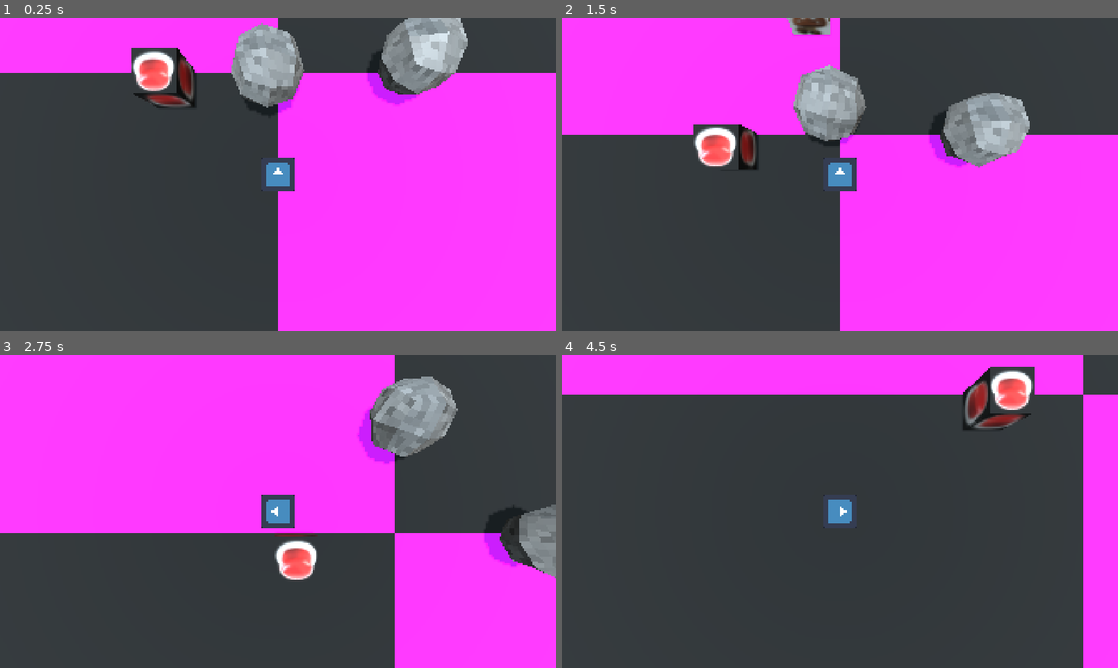
Above: before the commit, frames 1-4 (two rows, left to right).
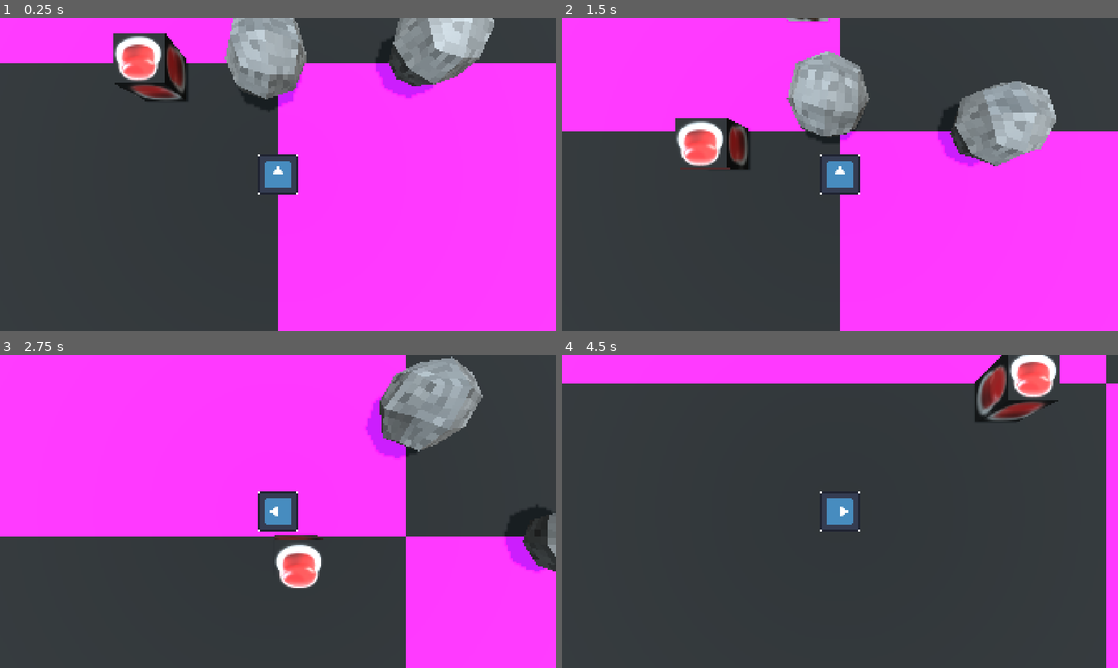
Above: after the commit, the same moments.

Repository: GammaRayTea/project-3-primordial-mass
Game: Godot game, scene res://main.tscn
Two runs of this game, one before a commit and one after it. Both use one fixed random seed, a clock stepped at 60 frames per second and the inputs below. The engine's default icon, where the game draws it, is replaced by a stand-in: a white triangle on a blue panel in a dark square.
Inputs:
- Up to frame 1 (0.25 s): no input
- Up to frame 2 (1.5 s): tap Enter at 0.5 s; hold W (move_up) from 0.53 s (still down); tap E (interact) at 0.6, 1.35 s
- Up to frame 3 (2.75 s): release W (move_up) at 2.03 s; hold A (move_left) from 2.03 s (still down); tap E (interact) at 2.1 s
- Up to frame 4 (4.5 s): tap E (interact) at 2.85, 3.6, 4.35 s; release A (move_left) at 3.53 s; hold S (move_down) 3.53-4.28 s; hold D (move_right) from 4.28 s (still down)

The runs differ from the first frame. In frame 1, 9.9% of the frame differs, in the area x 0-100%, y 0-57%; in frame 2, 8.4%; in frame 3, 9.0%; in frame 4, 9.8%.

Commit message:
Merge branch 'dev-ray' of https://github.com/GammaRayTea/project-3-primordial-mass into dev-ray

Diff:
--- a/game/state_machine/state_machine.gd
+++ b/game/behaviours/state_machine/state_machine.gd
@@ -47,5 +47,4 @@
 	current_state._start()
 
 func _on_state_finished()->void:
-	current_state._exit()
 	switch_to_state(current_state.next_state)
--- a/game/state_machine/states/base_state.gd
+++ b/game/behaviours/state_machine/states/base_state.gd
@@ -11,13 +11,8 @@
 signal finished
 
 ##Called once when the state is first loaded.
-@abstract func _setup()->void;
-
+@abstract func _setup()->void
 ##Called when the state starts execution.
-@abstract func _start()-> void;
-
+@abstract func _start()-> void
 ##Called every frame by the state machine when this state is active. [code]_delta[/code] is delta physics frame time.
-@abstract func _execute(_delta:float) -> void;
-
-##Called when a state is exited.
-@abstract func _exit() -> void;
+@abstract func _execute(_delta:float) -> void
--- a/game/state_machine/states/timed_state.gd
+++ b/game/behaviours/state_machine/states/timed_state.gd
@@ -12,6 +12,9 @@
 		else:
 			time = value
 
-
+func _setup()->void:
+	pass
 func _start()-> void:
 	get_tree().create_timer(time).timeout.connect(finished.emit)
+func _execute(_delta:float) -> void:
+	pass
--- a/game/state_machine/states/wait.gd
+++ b/game/behaviours/state_machine/states/wait.gd
@@ -1,12 +1,3 @@
 @tool
 class_name WaitState extends TimedState
 ##Literally the same as TimedState, use this for clearer naming.
-
-func _setup()->void:
-	pass
-
-func _execute(_delta:float) -> void:
-	pass
-
-func _exit() -> void:
-	pass
--- a/game/state_machine/states/walk_forward.gd
+++ b/game/behaviours/state_machine/states/walk_forward.gd
@@ -3,16 +3,11 @@
 ##Moves [param target] in direction [code]Vector3.FORWARD = Vector3(0,0,1)[/code] by [param speed] every frame.
 
 ##Target to move.
-@export var target:CharacterBody3D
+@export var target:Node3D
 ##Speed of movement.
 @export var speed:float = 1.0
 
 
-func _setup()->void:
-	pass
+
 func _execute(_delta:float) -> void:
 	target.position += Vector3.FORWARD * speed*_delta
-
-
-func _exit() -> void:
-	pass
--- a/game/enemies/enemy_base/base_enemy.tscn
+++ b/game/enemies/enemy_base/base_enemy.tscn
@@ -1,7 +1,7 @@
 [gd_scene format=3 uid="uid://bnqdgg1ropvye"]
 
 [ext_resource type="Script" uid="uid://dbjo18fpf8hus" path="res://game/enemies/enemy_base/base_enemy.gd" id="1_p4vjo"]
-[ext_resource type="Script" uid="uid://d10lffcbhtmrp" path="res://game/state_machine/state_machine.gd" id="2_uxsc4"]
+[ext_resource type="Script" uid="uid://d10lffcbhtmrp" path="res://game/behaviours/state_machine/state_machine.gd" id="2_uxsc4"]
 [ext_resource type="Script" uid="uid://b3nhgfvthi5qc" path="res://game/interaction_boxes/hit_box.gd" id="3_ypcvc"]
 [ext_resource type="Script" uid="uid://daou788t0evlx" path="res://game/interaction_boxes/hurt_box.gd" id="4_yixaj"]
 
--- a/game/enemies/test_enemy/test_enemy.tscn
+++ b/game/enemies/test_enemy/test_enemy.tscn
@@ -1,8 +1,8 @@
 [gd_scene format=3 uid="uid://c0i63nfvpi543"]
 
 [ext_resource type="PackedScene" uid="uid://bnqdgg1ropvye" path="res://game/enemies/enemy_base/base_enemy.tscn" id="1_d0a55"]
-[ext_resource type="Script" uid="uid://bi8u06c53mn68" path="res://game/state_machine/states/walk_forward.gd" id="2_sn51l"]
-[ext_resource type="Script" uid="uid://cv8ndqtg5slh6" path="res://game/state_machine/states/wait.gd" id="3_7ldnf"]
+[ext_resource type="Script" uid="uid://bi8u06c53mn68" path="res://game/behaviours/state_machine/states/walk_forward.gd" id="2_sn51l"]
+[ext_resource type="Script" uid="uid://cv8ndqtg5slh6" path="res://game/behaviours/state_machine/states/wait.gd" id="3_7ldnf"]
 [ext_resource type="Texture2D" uid="uid://cocr5d27l2mx3" path="res://assets/enemies/test_enemy/657-6574748_mario-goomba-clipart-mario-bros-2372846964.jpg" id="3_oqc07"]
 [ext_resource type="Script" uid="uid://cxmt2fl7nvfju" path="res://game/behaviours/events/free.gd" id="4_v0kwb"]
 
--- a/game/interactables/control_elements/control_element.gd
+++ b/game/interactables/control_elements/control_element.gd
@@ -1,4 +1,4 @@
-@abstract class_name ControlInteractable extends Interactable
+@abstract class_name ControlInteractable extends Node3D
 ##Extend this to make a control interactable like a switch or button
 @export var indicator:Node3D
 
@@ -23,10 +23,7 @@
 func _init() -> void:
 	update_configuration_warnings()
 
-func hover_start()-> void:
-	indicator.show()
 
-func hover_end()-> void:
-	indicator.hide()
+
 @abstract func activate() -> void
 @abstract func deactivate() -> void
--- a/game/interactables/interactable.gd
+++ /dev/null
@@ -1,5 +0,0 @@
-@abstract class_name Interactable extends Node3D
-
-
-@abstract func hover_start()-> void
-@abstract func hover_end()-> void
--- a/game/items/base_item.gd
+++ /dev/null
@@ -1,10 +0,0 @@
-@tool
-class_name Item extends Resource
-
-@export var icon:ImageTexture
-@export var scene_path:String
-func _setup() -> void:
-	var scene = load(scene_path)
-
-func _init() -> void:
-	resource_path
--- a/game/items/item_pickup.gd
+++ /dev/null
@@ -1,13 +0,0 @@
-class_name ItemPickup extends Interactable
-
-@export var item:Item
-
-func _init(_item:Item) -> void:
-	if !item:
-		item = _item
-
-func hover_start()-> void:
-	pass
-
-func hover_end()-> void:
-	pass
--- a/game/items/item_pickup.tscn
+++ /dev/null
@@ -1,19 +0,0 @@
-[gd_scene format=3 uid="uid://d1eat01tfti8m"]
-
-[ext_resource type="Script" uid="uid://dfrm5n82bb18g" path="res://game/items/item_pickup.gd" id="1_7oju0"]
-[ext_resource type="Script" uid="uid://cuon1d6qjf5qt" path="res://game/interaction_boxes/interaction_box.gd" id="2_kgkq4"]
-
-[sub_resource type="BoxShape3D" id="BoxShape3D_kpvxy"]
-
-[node name="Pickup" type="Node3D" unique_id=1440371517]
-script = ExtResource("1_7oju0")
-
-[node name="InteractionBox" type="Area3D" parent="." unique_id=1347584656 node_paths=PackedStringArray("target")]
-collision_layer = 32
-collision_mask = 32
-script = ExtResource("2_kgkq4")
-target = NodePath("..")
-metadata/_custom_type_script = "uid://cuon1d6qjf5qt"
-
-[node name="CollisionShape3D" type="CollisionShape3D" parent="InteractionBox" unique_id=1188137458]
-shape = SubResource("BoxShape3D_kpvxy")
--- a/game/items/test_item/test_item.tres
+++ /dev/null
@@ -1,7 +0,0 @@
-[gd_resource type="Resource" script_class="Item" format=3 uid="uid://v4paov7648c6"]
-
-[ext_resource type="Script" uid="uid://doiwbi1htkobk" path="res://game/items/base_item.gd" id="1_t5466"]
-
-[resource]
-script = ExtResource("1_t5466")
-metadata/_custom_type_script = "uid://doiwbi1htkobk"
--- a/game/player/player.gd
+++ b/game/player/player.gd
@@ -19,7 +19,6 @@
 
 var control_interaction_target:ControlInteractable
 
-var held_item:Item = null
 
 func _physics_process(_delta: float) -> void:
 	var direction:Vector3 = process_movement_input()
@@ -82,7 +81,7 @@
 	push_target.apply_force(_direction*0.2,Vector3(0,1,0))
 
 
-func on_push_box_entered(_area: Area3D) -> void:
+func on_interactable_box_entered(_area: Area3D) -> void:
 	if _area is InteractionBox:
 		if _area.target is RigidInteractable and push_target == null:
 			push_target = _area.target
@@ -92,8 +91,7 @@
 
 
 
-
-func on_push_box_exited(_area: Area3D) -> void:
+func on_interactable_box_exited(_area: Area3D) -> void:
 	if _area is InteractionBox:
 		if _area.target == push_target:
 			push_target = null
@@ -102,14 +100,14 @@
 
 func on_interaction_box_entered(_area: Area3D) -> void:
 	if _area is InteractionBox:
-		if _area.target is Interactable:
-			_area.target.hover_start()
+		if _area.target is ControlInteractable:
+			_area.target.indicator.show()
 			control_interaction_target = _area.target
 
 
 
 func on_interaction_box_exited(_area: Area3D) -> void:
 	if _area is InteractionBox:
-		if _area.target is Interactable:
-			_area.target.hover_end()
+		if _area.target is ControlInteractable:
+			_area.target.indicator.hide()
 			control_interaction_target = null
--- a/game/player/player.tscn
+++ b/game/player/player.tscn
@@ -23,7 +23,6 @@
 size = Vector3(0.5, 1, 0.28076172)
 
 [sub_resource type="BoxShape3D" id="BoxShape3D_udmuc"]
-size = Vector3(0.7, 1, 0.5)
 
 [sub_resource type="CapsuleShape3D" id="CapsuleShape3D_a4w0n"]
 radius = 0.5439453
@@ -38,7 +37,7 @@
 debug_color = Color(0, 0.6, 0.69803923, 0.89411765)
 
 [node name="Camera3D" type="Camera3D" parent="." unique_id=58882882]
-transform = Transform3D(1, 0, 0, 0, -4.371139e-08, 1, 0, -1, -4.371139e-08, 0, 4.5, 0)
+transform = Transform3D(1, 0, 0, 0, -4.371139e-08, 1, 0, -1, -4.371139e-08, 0, 4, 0)
 
 [node name="RotationPivot" type="Node3D" parent="." unique_id=94707568]
 
@@ -65,12 +64,9 @@
 collision_mask = 32
 
 [node name="CollisionShape3D" type="CollisionShape3D" parent="RotationPivot/InteractionBox" unique_id=671184854]
-transform = Transform3D(1, 0, 0, 0, 1, 0, 0, 0, 1, 0, 0, -0.76694494)
+transform = Transform3D(1, 0, 0, 0, 1, 0, 0, 0, 1, 0, 0, -0.954497)
 shape = SubResource("BoxShape3D_udmuc")
 debug_color = Color(0.6284384, 0.52970546, 0.08941165, 0.41960785)
-
-[node name="ItemAttachPoint" type="Node3D" parent="RotationPivot" unique_id=1815463376]
-transform = Transform3D(1, 0, 0, 0, 1, 0, 0, 0, 1, 0, 0, -0.7304934)
 
 [node name="HurtBox" type="Area3D" parent="." unique_id=711900110]
 collision_layer = 2
@@ -82,7 +78,7 @@
 shape = SubResource("CapsuleShape3D_a4w0n")
 debug_color = Color(0.93590873, 0.24546155, 0.17528254, 0.41960785)
 
-[connection signal="area_entered" from="RotationPivot/PushBox" to="." method="on_push_box_entered"]
-[connection signal="area_exited" from="RotationPivot/PushBox" to="." method="on_push_box_exited"]
+[connection signal="area_entered" from="RotationPivot/PushBox" to="." method="on_interactable_box_entered"]
+[connection signal="area_exited" from="RotationPivot/PushBox" to="." method="on_interactable_box_exited"]
 [connection signal="area_entered" from="RotationPivot/InteractionBox" to="." method="on_interaction_box_entered"]
 [connection signal="area_exited" from="RotationPivot/InteractionBox" to="." method="on_interaction_box_exited"]
--- a/project.godot
+++ b/project.godot
@@ -30,12 +30,14 @@
 "res://assets/enemies/": "red",
 "res://assets/interactables/": "orange",
 "res://assets/player/": "teal",
+"res://game/behaviours/": "purple",
 "res://game/enemies/": "red",
 "res://game/environment/": "blue",
 "res://game/interactables/": "orange",
 "res://game/interaction_boxes/": "green",
 "res://game/items/": "yellow",
-"res://game/player/": "teal"
+"res://game/player/": "teal",
+"res://game/state_machine/": "purple"
 }
 
 [input]
--- a/script_templates/Enemy/enemy_template.gd
+++ /dev/null
@@ -1,13 +0,0 @@
-@tool
-extends Enemy
-
-
-#Called when the enemy gets hit. [code]super()[/code] emits [code]enemy_hurt[/code].
-func _get_hit(source:HitBox):
-	super(source)
-	health-= source.damage
-
-#Called when the enemy dies. [code]super()[/code] emits [code]enemy_died[/code].
-func _die() -> void:
-	super()
-	queue_free() #delete enemy
--- a/script_templates/Interactable/interactable_template.gd
+++ /dev/null
@@ -1,8 +0,0 @@
-extends Interactable
-
-
-func hover_start()-> void:
-	pass
-
-func hover_end()-> void:
-	pass
Renamed: game/state_machine/state_machine.gd.uid -> game/behaviours/state_machine/state_machine.gd.uid
Renamed: game/state_machine/states/base_state.gd.uid -> game/behaviours/state_machine/states/base_state.gd.uid
Renamed: game/state_machine/states/timed_state.gd.uid -> game/behaviours/state_machine/states/timed_state.gd.uid
Renamed: game/state_machine/states/wait.gd.uid -> game/behaviours/state_machine/states/wait.gd.uid
Renamed: game/state_machine/states/walk_forward.gd.uid -> game/behaviours/state_machine/states/walk_forward.gd.uid
Not shown, removed: game/interactables/interactable.gd.uid
Not shown, removed: game/items/base_item.gd.uid
Not shown, removed: game/items/item_pickup.gd.uid
Not shown, removed: script_templates/Enemy/enemy_template.gd.uid
Not shown, removed: script_templates/Interactable/interactable_template.gd.uid
